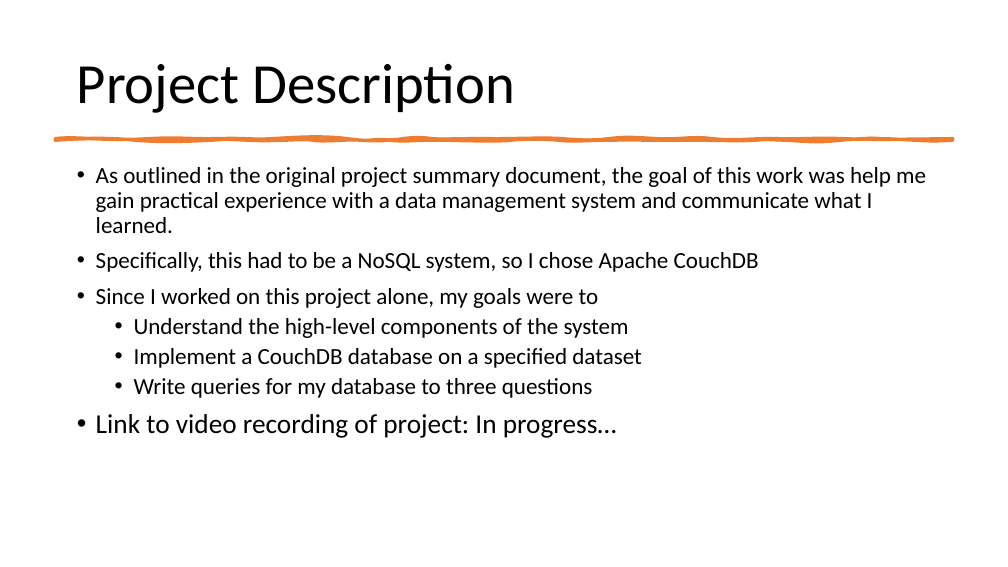
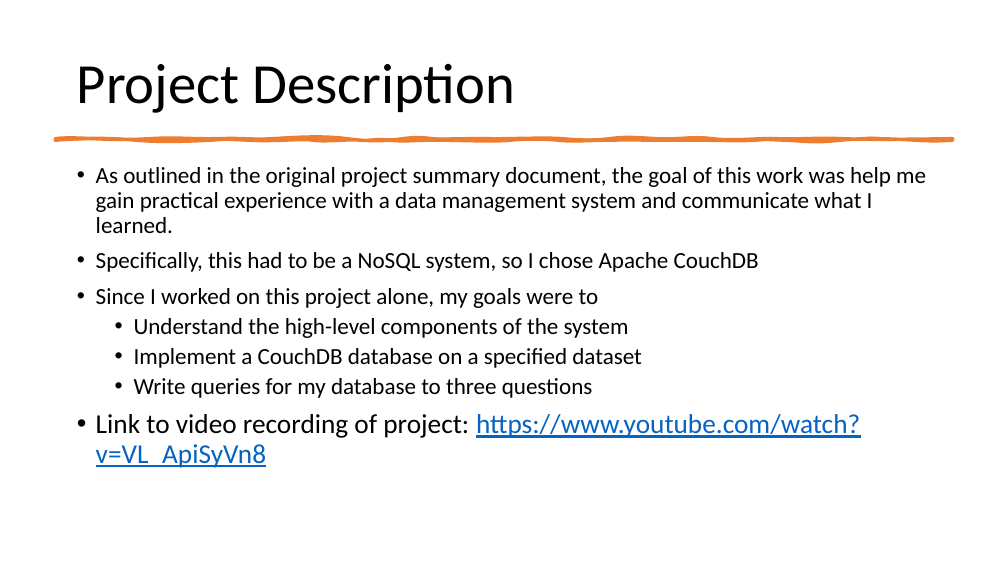
Before and after one commit to ZachBowyer/UWData514SystemInvestigation, a slide deck: slide 2 of Presentation.pptx. Drawn at 1008x567 pixels with LibreOffice and Linux fonts; fonts in the diff are those of the drawing. Boxes give left, top, right and bottom in pixels: in the first picture for what was removed or moved away, otherwise in the second. Text is boxed around its words. In the diff, an @@ line names an element or a change of style, - is before the commit and + after.

Commit message:
update video

```diff
--- a/Presentation.pptx
+++ b/Presentation.pptx
@@ text at <box>96,414,860,468</box>: text changed; text colour #000000 to #0563C1 @@
-• Link to video recording of project: In progress…
+• Link to video recording of project: https://www.youtube.com/watch?v=VL_ApiSyVn8
```
